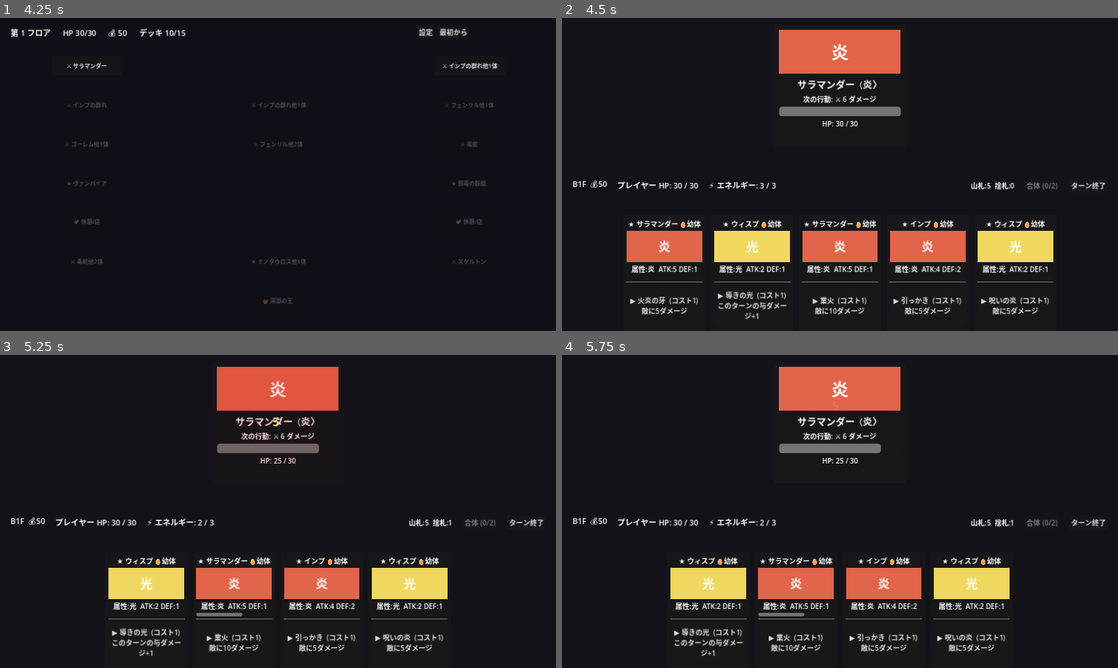
Above: before the commit, frames 1-4 (two rows, left to right).
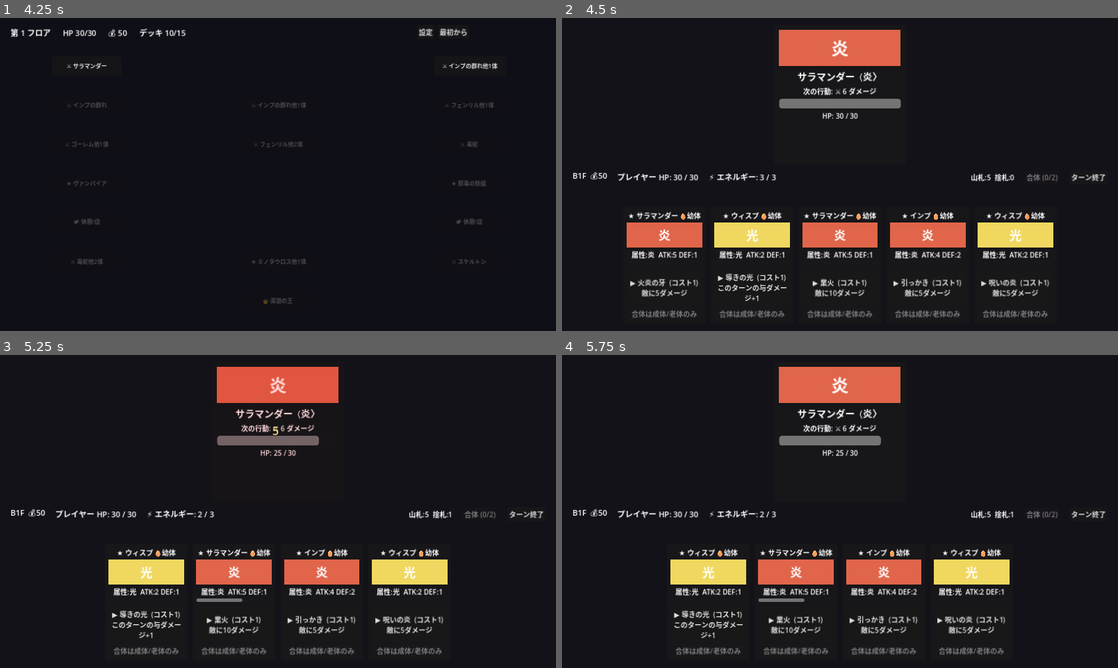
Above: after the commit, the same moments.

Repository: bakery48/mortal-pact
Game: Godot game, scene res://scenes/ui/title.tscn
The game is run twice, just before and just after one commit, with the same random seed, the same clock (stepped at 60 frames per second) and the same inputs.
Inputs:
- Up to frame 1 (4.25 s): click "はじめから" at 0.5 s; click "設定" at 1.25 s; click "フルスクリーン" at 2 s; click "戻る" at 2.75 s; click "最初から" at 3.5 s
- Up to frame 2 (4.5 s): click "⚔ サラマンダー" at 4.25 s
- Up to frame 3 (5.25 s): click "▶ 火炎の牙 (コスト1) 敵に5ダメージ" at 5 s
- Up to frame 4 (5.75 s): no input

Frame 1 is identical in both runs. In frame 2, 14% of the frame differs, in the area x 2-98%, y 6-97%; in frame 3, 12%; in frame 4, 12%.

Commit message:
Fix hand area clipping at bottom of screen in 1280x720
- card.gd: remove fixed 300px min height (let content determine), shrink visual 72->58px
- enemy.gd: shrink visual placeholder 100->82px (sprite 120->96px)
- battle_manager.gd: hide _message_label by default, show only on win/lose
Together these free ~60px so the hand cards (incl. fusion button) render fully.

https://claude.ai/code/session_01SGpNd8xjjtE9S1hYpNHnwi

Diff:
--- a/scenes/battle/battle_manager.gd
+++ b/scenes/battle/battle_manager.gd
@@ -98,10 +98,11 @@
 	_enemy_slot.add_theme_constant_override("separation", 16)
 	main.add_child(_enemy_slot)
 
-	# 勝敗メッセージ（中央）
+	# 勝敗メッセージ（中央）：勝敗確定時のみ visible にする
 	_message_label = Label.new()
 	_message_label.horizontal_alignment = HORIZONTAL_ALIGNMENT_CENTER
 	_message_label.add_theme_font_size_override("font_size", 36)
+	_message_label.visible = false
 	main.add_child(_message_label)
 
 	# ステータスバー
@@ -722,6 +723,7 @@
 
 func _win() -> void:
 	battle_over = true
+	_message_label.visible = true
 	_message_label.text = "勝利！"
 	_message_label.add_theme_color_override("font_color", Color(0.6, 1.0, 0.6))
 	_end_battle_input()
@@ -732,6 +734,7 @@
 
 func _lose() -> void:
 	battle_over = true
+	_message_label.visible = true
 	_message_label.text = "敗北..."
 	_message_label.add_theme_color_override("font_color", Color(1.0, 0.5, 0.5))
 	_end_battle_input()
--- a/scenes/battle/card.gd
+++ b/scenes/battle/card.gd
@@ -24,7 +24,7 @@
 var _selected := false
 
 func _ready() -> void:
-	custom_minimum_size = Vector2(190, 300)
+	custom_minimum_size = Vector2(190, 0)
 	if monster != null and command != null:
 		_build()
 
@@ -92,13 +92,13 @@
 	if tex != null:
 		var tr := TextureRect.new()
 		tr.texture = tex
-		tr.custom_minimum_size = Vector2(0, 72)
+		tr.custom_minimum_size = Vector2(0, 58)
 		tr.stretch_mode = TextureRect.STRETCH_KEEP_ASPECT_CENTERED
 		tr.texture_filter = CanvasItem.TEXTURE_FILTER_NEAREST # ドット絵をくっきり
 		return tr
 	var box := ColorRect.new()
 	box.color = SpriteLoader.element_color(monster.elements[0] if not monster.elements.is_empty() else MonsterData.Element.NONE)
-	box.custom_minimum_size = Vector2(0, 72)
+	box.custom_minimum_size = Vector2(0, 58)
 	var cc := CenterContainer.new()
 	cc.set_anchors_and_offsets_preset(Control.PRESET_FULL_RECT)
 	box.add_child(cc)
--- a/scenes/battle/enemy.gd
+++ b/scenes/battle/enemy.gd
@@ -99,13 +99,13 @@
 	if tex != null:
 		var tr := TextureRect.new()
 		tr.texture = tex
-		tr.custom_minimum_size = Vector2(0, 120)
+		tr.custom_minimum_size = Vector2(0, 96)
 		tr.stretch_mode = TextureRect.STRETCH_KEEP_ASPECT_CENTERED
 		tr.texture_filter = CanvasItem.TEXTURE_FILTER_NEAREST
 		return tr
 	var box := ColorRect.new()
 	box.color = SpriteLoader.element_color(element)
-	box.custom_minimum_size = Vector2(0, 100)
+	box.custom_minimum_size = Vector2(0, 82)
 	var cc := CenterContainer.new()
 	cc.set_anchors_and_offsets_preset(Control.PRESET_FULL_RECT)
 	box.add_child(cc)
